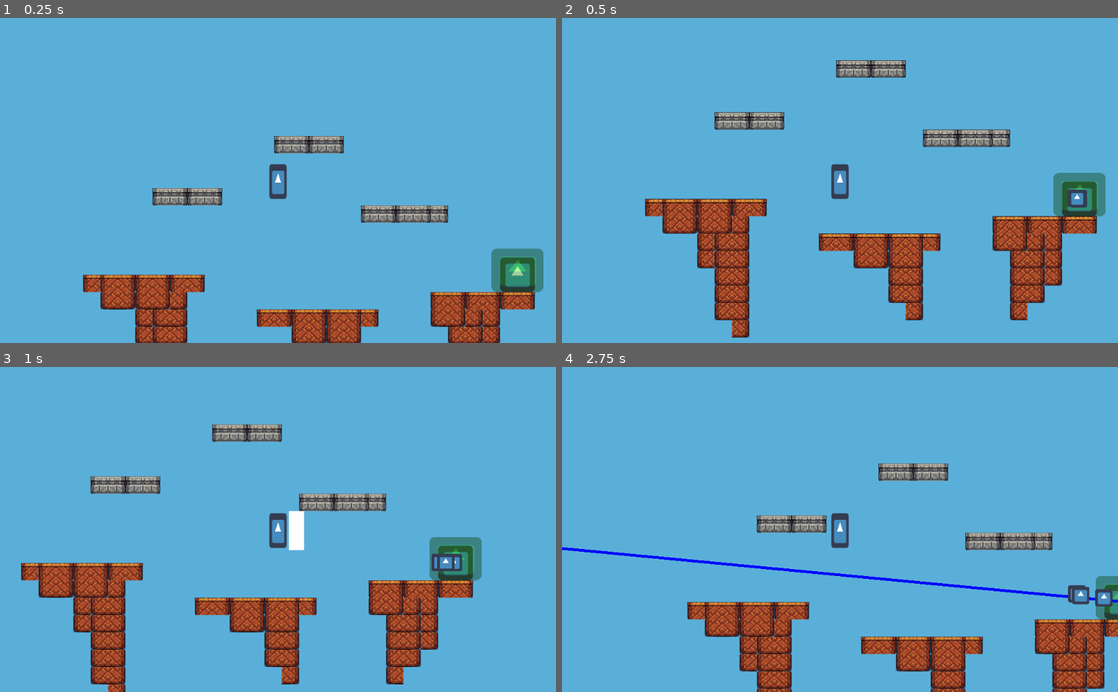
Above: before the commit, frames 1-4 (two rows, left to right).
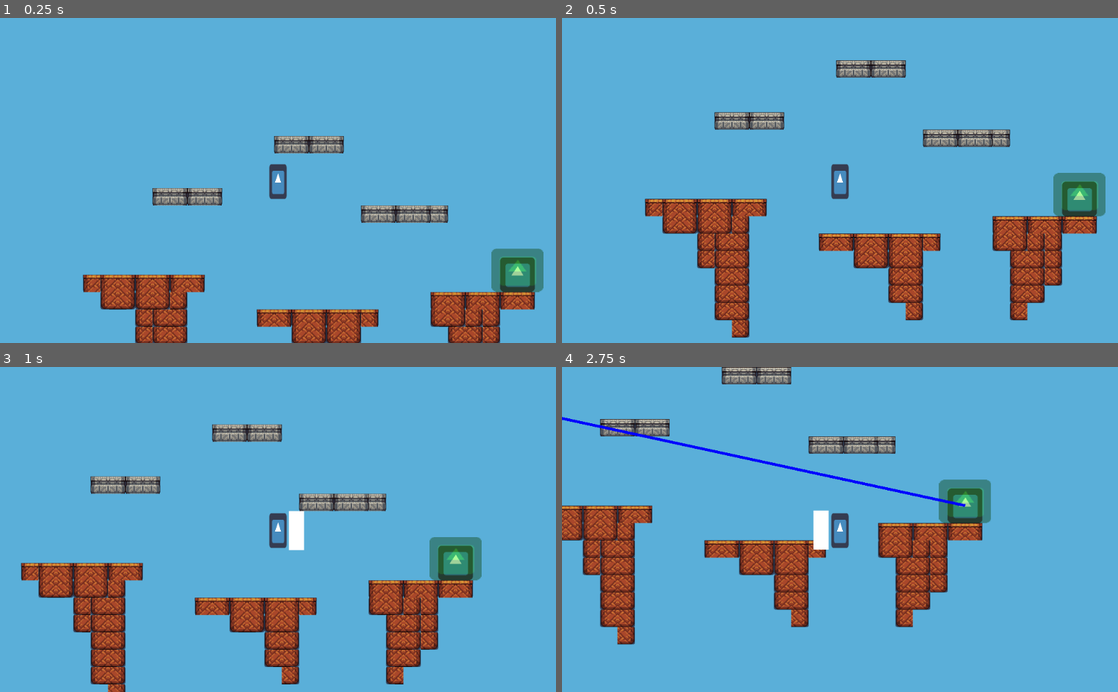
Above: after the commit, the same moments.

Repository: JacobMundy/06-Final-Project
Game: Godot game, scene res://Levels/Level_2.tscn
Same seed, same stepped clock (60 frames per second), same inputs: the game is played once before the commit and once after it. This scene is started directly instead of the project's main scene. The engine's default icon, where the game draws it, is replaced by a stand-in: a white triangle on a blue panel in a dark square.
Inputs:
- Up to frame 1 (0.25 s): no input
- Up to frame 2 (0.5 s): no input
- Up to frame 3 (1 s): hold D (Right) from 0.53 s (still down); tap J (Attack) at 0.6 s; tap W (Jump) at 0.77 s
- Up to frame 4 (2.75 s): tap J (Attack) at 1.35, 2.3 s; tap W (Jump) at 1.52 s; release D (Right) at 2.03 s; hold A (Left) from 2.03 s (still down); tap K (Shoot) at 2.1 s

Frame 1 is identical in both runs. In frame 2, 0.2% of the frame differs, in the area x 90-95%, y 52-59%; in frame 3, 0.3%; in frame 4, 25%, in the area x 0-100%, y 0-100%.

Commit message:
Dragon finished

Diff:
--- a/Game/Dragon/Dragon.gd
+++ b/Game/Dragon/Dragon.gd
@@ -12,7 +12,7 @@
 	rand_pos()
 
 func _physics_process(_delta):
-	var rand = randi()%30
+	var rand = randi()%60
 	if rand == 1 and weapon_start == false:
 		weapon_start = true
 		fireball()
--- a/Game/Dragon/Fireball.gd
+++ b/Game/Dragon/Fireball.gd
@@ -40,14 +40,18 @@
 
 
 func _on_Area2D_body_entered(body):
-	print(body.name)
 	if body.name == 'Player':
+		print("yes")
 		body.die()
-		die()
+		var Parent = get_node_or_null("/root/Game/Fireball_Container")
+		Parent.die()
 
 func die():
 	queue_free()
 
 
+
 func _on_Area2D_area_entered(area):
-	print(area)
+	print(area.name)
+	if area.name == "AttackRight" or area.name == "AttackLeft":
+		die()
--- a/Game/Dragon/Fireball.tscn
+++ b/Game/Dragon/Fireball.tscn
@@ -19,12 +19,11 @@
 collision_mask = 2
 
 [node name="Area2D" type="Area2D" parent="."]
-collision_layer = 0
-collision_mask = 2
-monitorable = false
+collision_layer = 512
+collision_mask = 514
 
 [node name="CollisionPolygon2D" type="CollisionPolygon2D" parent="Area2D"]
-polygon = PoolVector2Array( 32, -32, 32, 32, -32, 32, -32, -32, 31, -32 )
+polygon = PoolVector2Array( 40, 40, -40, 40, -40, -40, 40, -40 )
 
 [connection signal="area_entered" from="Area2D" to="." method="_on_Area2D_area_entered"]
 [connection signal="body_entered" from="Area2D" to="." method="_on_Area2D_body_entered"]
--- a/Game/Dragon/Fireball_Container.gd
+++ b/Game/Dragon/Fireball_Container.gd
@@ -9,3 +9,8 @@
 	var Dragon = get_node_or_null("/root/Game/Dragon")
 	fireball.position = Dragon.position
 	fireball.name = 'Fireball'
+
+func die():
+	var children = get_children()
+	for n in children:
+		n.die()
--- a/Game/Player/Player.gd
+++ b/Game/Player/Player.gd
@@ -118,19 +118,22 @@
 		print(4)
 
 func _on_AttackInt_timeout():
-#	print("yes")
 	if attack_direction == 1:
 		$AttackRight.monitoring = true
+		$AttackRight.monitorable = true
 		$AttackRight.visible = true
 	elif attack_direction == -1:
 		$AttackLeft.monitoring = true
+		$AttackLeft.monitorable = true
 		$AttackLeft.visible = true
 
 func _on_AttackTimer1_timeout():
 	if attack_num == current_attack:
 		$AttackRight.monitoring = false
+		$AttackRight.monitorable = false
 		$AttackRight.visible = false
 		$AttackLeft.monitoring = false
+		$AttackLeft.monitorable = false
 		$AttackLeft.visible = false
 		current_attack = 0
 		attack_num = 0
@@ -140,8 +143,10 @@
 		$AttackCool.start()
 	else:
 		$AttackRight.monitoring = false
+		$AttackRight.monitorable = false
 		$AttackRight.visible = false
 		$AttackLeft.monitoring = false
+		$AttackLeft.monitorable = false
 		$AttackLeft.visible = false
 		currently_attacking = false
 		Attack()
--- a/Game/Player/Player.tscn
+++ b/Game/Player/Player.tscn
@@ -121,7 +121,10 @@
 [node name="AttackRight" type="Area2D" parent="."]
 visible = false
 position = Vector2( -416, -380 )
+collision_layer = 513
+collision_mask = 513
 monitoring = false
+monitorable = false
 
 [node name="ColorRect" type="ColorRect" parent="AttackRight"]
 margin_left = 456.0
@@ -131,13 +134,16 @@
 
 [node name="CollisionPolygon2D" type="CollisionPolygon2D" parent="AttackRight"]
 build_mode = 1
-polygon = PoolVector2Array( 448, 304, 480, 304, 512, 368, 504, 432, 456, 464, 440, 464, 472, 392, 472, 336 )
+polygon = PoolVector2Array( 448, 304, 496, 300, 512, 348, 512, 428, 488, 468, 440, 464, 472, 392, 472, 336 )
 
 [node name="AttackLeft" type="Area2D" parent="."]
 visible = false
 position = Vector2( -416, -380 )
 rotation = 3.14159
+collision_layer = 513
+collision_mask = 513
 monitoring = false
+monitorable = false
 
 [node name="ColorRect" type="ColorRect" parent="AttackLeft"]
 margin_left = -373.6
@@ -148,7 +154,7 @@
 [node name="CollisionPolygon2D" type="CollisionPolygon2D" parent="AttackLeft"]
 position = Vector2( -829.6, -765.6 )
 build_mode = 1
-polygon = PoolVector2Array( 448, 312, 480, 312, 512, 368, 504, 432, 485.6, 461.6, 453.6, 461.6, 472, 392, 472, 336 )
+polygon = PoolVector2Array( 448, 312, 501.601, 313.599, 517.601, 369.599, 517.601, 425.599, 485.601, 465.599, 453.6, 461.6, 472, 392, 472, 336 )
 
 [node name="AttackTimer1" type="Timer" parent="."]
 wait_time = 0.5
